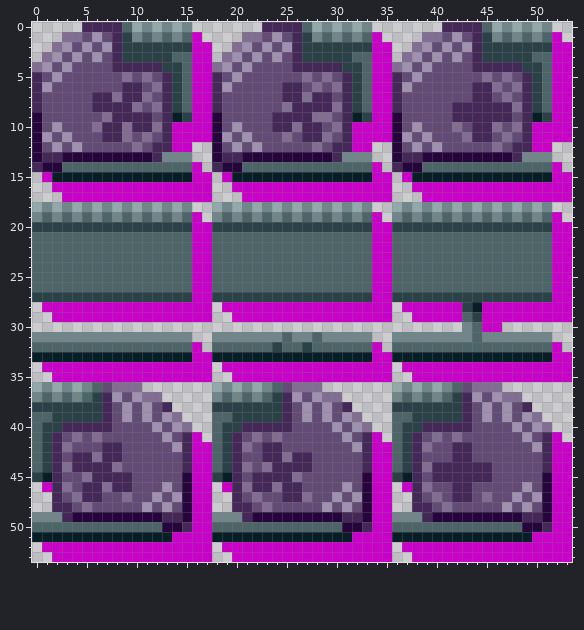
Edited in one commit: pixel-art sprite (assets/props/movingPlatform/MovingPlatform.png). The picture above was drawn from the file before the commit.
The file is 54x54 pixels.
New version:
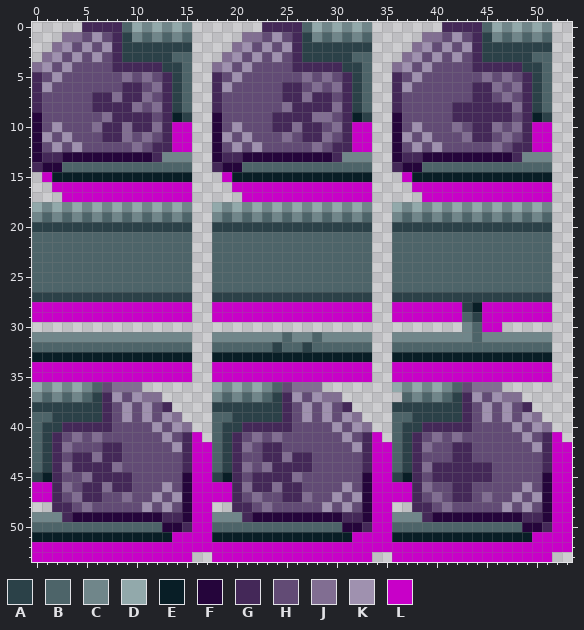
Palette (. is transparent): A #2b4148  B #4d6469  C #70868a  D #92a9ab  E #081e26  F #25053b  G #442858  H #624b75  J #816e92  K #9f91af  L #c800c8
Difference:
Changed rows in their new state; - is an unchanged pixel.
first column x 0:
 1 ----------------.-----------------.-----------------.-
 2 ----------------..----------------..----------------..
 3 ----------------..----------------..----------------..
 4 ----------------..----------------..----------------..
 5 ----------------..----------------..----------------..
 6 ----------------..----------------..----------------..
 7 ----------------..----------------..----------------..
 8 ----------------..----------------..----------------..
 9 ----------------..----------------..----------------..
10 ----------------..----------------..----------------..
11 ----------------..----------------..----------------..
14 ----------------.-----------------.-----------------.-
15 ----------------..----------------..----------------..
16 ----------------..----------------..----------------..
17 ----------------..----------------..----------------..
19 ----------------.-----------------.-----------------.-
20 ----------------..----------------..----------------..
21 ----------------..----------------..----------------..
22 ----------------..----------------..----------------..
23 ----------------..----------------..----------------..
24 ----------------..----------------..----------------..
25 ----------------..----------------..----------------..
26 ----------------..----------------..----------------..
27 ----------------..----------------..----------------..
28 L---------------..L---------------..L---------------..
29 LL--------------..LL--------------..LL--------------..
32 ----------------.-----------------.-----------------.-
33 ----------------..----------------..----------------..
34 L---------------..L---------------..L---------------..
35 LL--------------..LL--------------..LL--------------..
37 ------------------------------------.-----------------
first column x 0:
46 L-----------------L-----------------L-
47 LL----------------LL----------------LL
first column x 0:
52 L-----------------L-----------------L-----------------
53 LL--------------..LL--------------..LL--------------..
